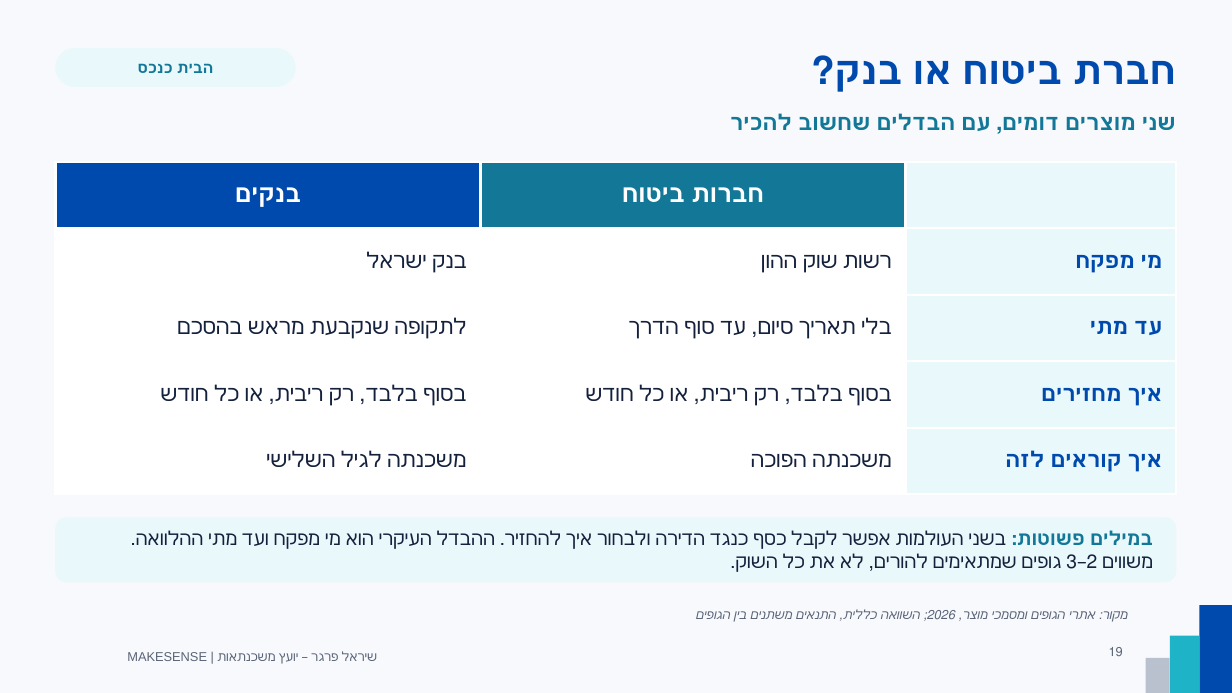
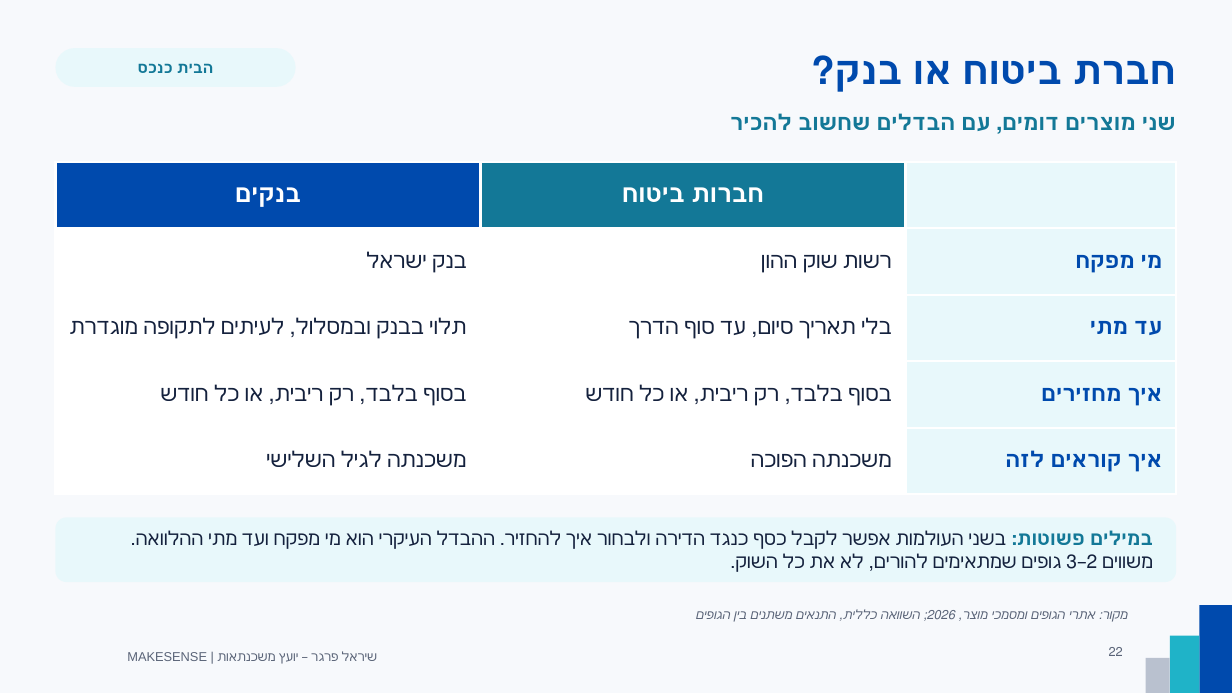
Before and after one commit to spmakesense/makesense-landing, a slide deck: slide 22 of retirement-lecture/ההורים-שלנו-הכסף-שלהם-שיראל-פרגר.pptx (slide 19 before the commit). Drawn at 1232x693 pixels with LibreOffice and Linux fonts; fonts in the diff are those of the drawing; background and template pictures are left out. Boxes give left, top, right and bottom in pixels: in the first picture for what was removed or moved away, otherwise in the second. Text is boxed around its words. In the diff, an @@ line names an element or a change of style, - is before the commit and + after.

```diff
--- a/retirement-lecture/ההורים-שלנו-הכסף-שלהם-שיראל-פרגר.pptx
+++ b/retirement-lecture/ההורים-שלנו-הכסף-שלהם-שיראל-פרגר.pptx
@@ table at <box>55,162,1177,476</box> @@
-row 3, column 1: לתקופה שנקבעת מראש בהסכם
+row 3, column 1: תלוי בבנק ובמסלול, לעיתים לתקופה מוגדרת
@@ page number at <box>1109,647,1123,656</box>: text changed @@
-19
+22
```
Also in this commit, not shown: 8 other slides changed, 5 slides added, 2 other files.
